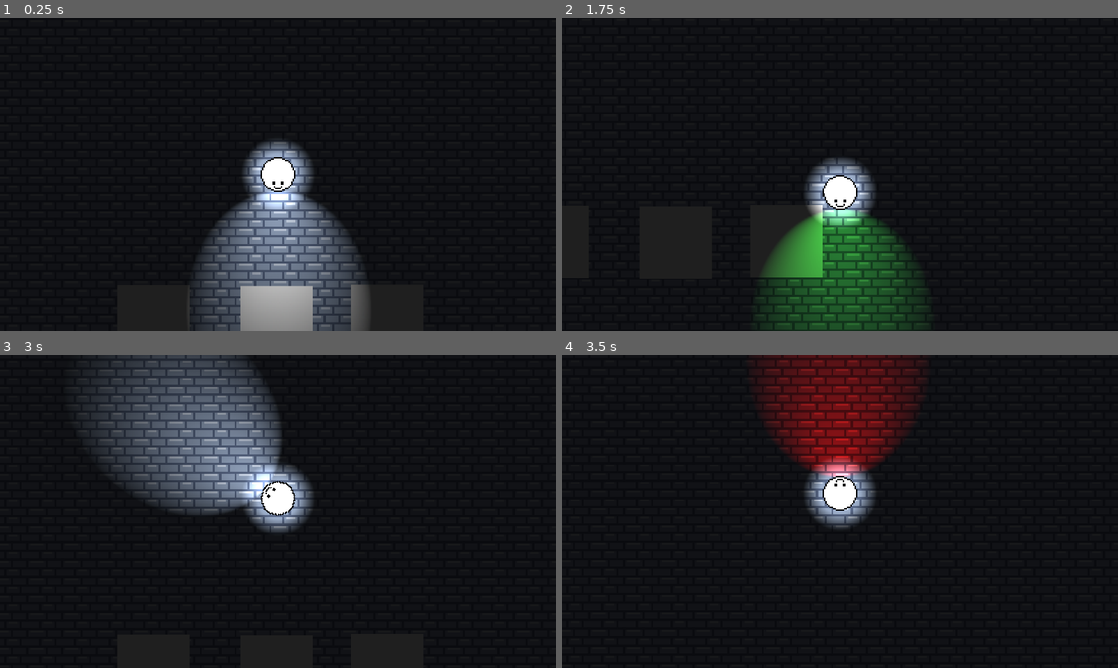
Above: before the commit, frames 1-4 (two rows, left to right).
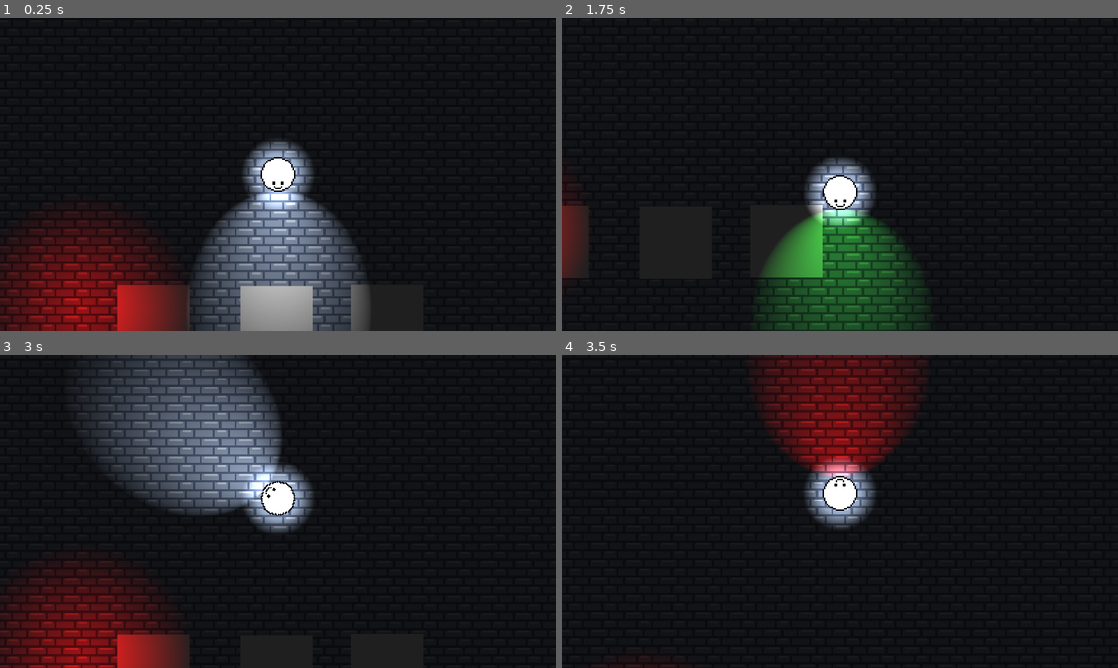
Above: after the commit, the same moments.

Repository: ToumaKamijou/Game-Making-A3
Game: Godot game, scene res://scenes/2D/levels/test_level.tscn
Same seed, same stepped clock (60 frames per second), same inputs: the game is played once before the commit and once after it.
Inputs:
- Up to frame 1 (0.25 s): no input
- Up to frame 2 (1.75 s): tap Enter at 0.5 s; hold D (move_right) 0.53-1.28 s; hold Space (change_flash_color) 0.53-1.28 s; hold S (move_down) from 1.28 s (still down); tap Space (change_flash_color) at 1.35 s
- Up to frame 3 (3 s): release S (move_down) at 2.03 s; hold D (move_right) 2.03-2.78 s; hold F (show_flashlight) 2.03-2.78 s; tap Space (change_flash_color) at 2.3 s; hold W (move_up) from 2.78 s (still down); tap R at 2.85 s
- Up to frame 4 (3.5 s): keep holding W (move_up); tap Space (change_flash_color) at 3.05 s

The runs differ from the first frame. In frame 1, 9.7% of the frame differs, in the area x 0-34%, y 61-100%; in frame 2, 0.8%; in frame 3, 8.4%; in frame 4, less than 0.1%.

Commit message:
Rework + Feat
* Added a StaticLight scene which you can use for colored lights that also interact with objects the same way the flashlight does
* Reworked a lot of the code relating to the shapecasts and FlashableWalls so the walls interact properly with the new StaticLights
* If you want to change the color type of a wall or light now you can do so quickly in the inspector!!!
* Made the fog be invisible in the editor for clarity

Diff:
--- a/a-3-game/scenes/2D/test/flashable_wall.tscn
+++ b/a-3-game/scenes/2D/gameplay/flashable_wall.tscn
@@ -1,6 +1,6 @@
 [gd_scene load_steps=4 format=3 uid="uid://d0jhjdqfm8j12"]
 
-[ext_resource type="Script" uid="uid://b83sxov4wh1xm" path="res://scripts/2D/test/flashable_wall.gd" id="1_4p3kp"]
+[ext_resource type="Script" uid="uid://b83sxov4wh1xm" path="res://scripts/2D/gameplay/flashable_wall.gd" id="1_4p3kp"]
 
 [sub_resource type="BoxMesh" id="BoxMesh_1iclr"]
 
--- a/a-3-game/scenes/2D/levels/test_level.tscn
+++ b/a-3-game/scenes/2D/levels/test_level.tscn
@@ -1,9 +1,11 @@
-[gd_scene load_steps=8 format=4 uid="uid://cb375mffsapay"]
+[gd_scene load_steps=10 format=4 uid="uid://cb375mffsapay"]
 
 [ext_resource type="Texture2D" uid="uid://bj485ule5ltb0" path="res://assets/2D/sprites/tilemaps/stone_tile.png" id="1_ffd7h"]
 [ext_resource type="PackedScene" uid="uid://cxwyepp3mbvej" path="res://scenes/2D/player/player.tscn" id="1_ho7r7"]
-[ext_resource type="Script" path="res://scripts/UI/test_level.gd" id="1_kpcvt"]
-[ext_resource type="PackedScene" uid="uid://d0jhjdqfm8j12" path="res://scenes/2D/test/flashable_wall.tscn" id="2_1wh7b"]
+[ext_resource type="Script" uid="uid://cyl32akq4gu64" path="res://scripts/UI/test_level.gd" id="1_kpcvt"]
+[ext_resource type="PackedScene" uid="uid://d0jhjdqfm8j12" path="res://scenes/2D/gameplay/flashable_wall.tscn" id="2_1wh7b"]
+[ext_resource type="Script" uid="uid://c8pjnmrby13h4" path="res://scripts/2D/environment/fog.gd" id="3_l8slq"]
+[ext_resource type="PackedScene" uid="uid://dvarbtspidjhf" path="res://scenes/2D/test/static_light.tscn" id="6_dxe1e"]
 
 [sub_resource type="TileSetAtlasSource" id="TileSetAtlasSource_kpcvt"]
 texture = ExtResource("1_ffd7h")
@@ -48,7 +50,7 @@
 tile_set = SubResource("TileSet_1wh7b")
 
 [node name="Fog" type="CanvasModulate" parent="SubViewportContainer/SubViewport"]
-color = Color(0.12041845, 0.12041845, 0.12041841, 1)
+script = ExtResource("3_l8slq")
 
 [node name="Player" parent="SubViewportContainer/SubViewport" instance=ExtResource("1_ho7r7")]
 position = Vector2(960, 540)
@@ -57,12 +59,21 @@
 
 [node name="red" parent="SubViewportContainer/SubViewport/ColorTesting" groups=["Red"] instance=ExtResource("2_1wh7b")]
 position = Vector2(958, 744)
+_color_type = 1
 
 [node name="blue" parent="SubViewportContainer/SubViewport/ColorTesting" groups=["Blue"] instance=ExtResource("2_1wh7b")]
 position = Vector2(1111, 742)
+_color_type = 3
 
 [node name="green" parent="SubViewportContainer/SubViewport/ColorTesting" groups=["Green"] instance=ExtResource("2_1wh7b")]
 position = Vector2(788, 743)
+_color_type = 2
+
+[node name="StaticLight" parent="SubViewportContainer/SubViewport/ColorTesting" instance=ExtResource("6_dxe1e")]
+position = Vector2(689.00006, 723)
+scale = Vector2(5, 5)
+_light_color = 1
+_size = 5.0
 
 [node name="Display" type="Control" parent="."]
 layout_mode = 3
--- a/a-3-game/scenes/2D/player/player.tscn
+++ b/a-3-game/scenes/2D/player/player.tscn
@@ -21,7 +21,7 @@
 fill_to = Vector2(0.90000004, 0.1)
 metadata/_snap_enabled = true
 
-[node name="Player" type="CharacterBody2D" groups=["player"]]
+[node name="Player" type="CharacterBody2D" groups=["Player"]]
 visibility_layer = 32
 scale = Vector2(2, 2)
 script = ExtResource("1_0nwcy")
--- /dev/null
+++ b/a-3-game/scenes/2D/test/static_light.tscn
@@ -0,0 +1,25 @@
+[gd_scene load_steps=5 format=3 uid="uid://dvarbtspidjhf"]
+
+[ext_resource type="Script" uid="uid://c3w3trvcrpnf" path="res://scripts/2D/test/static_light.gd" id="1_ftl5n"]
+
+[sub_resource type="Gradient" id="Gradient_l8slq"]
+colors = PackedColorArray(1, 1, 1, 1, 0, 0, 0, 1)
+
+[sub_resource type="GradientTexture2D" id="GradientTexture2D_dxe1e"]
+gradient = SubResource("Gradient_l8slq")
+fill = 1
+fill_from = Vector2(0.5, 0.5)
+fill_to = Vector2(0.90000004, 0.2)
+metadata/_snap_enabled = true
+
+[sub_resource type="CircleShape2D" id="CircleShape2D_ftl5n"]
+radius = 30.0
+
+[node name="StaticLight" type="PointLight2D"]
+texture = SubResource("GradientTexture2D_dxe1e")
+script = ExtResource("1_ftl5n")
+
+[node name="ShapeCast2D" type="ShapeCast2D" parent="."]
+shape = SubResource("CircleShape2D_ftl5n")
+target_position = Vector2(0, 0)
+collision_mask = 3
--- /dev/null
+++ b/a-3-game/scripts/2D/environment/fog.gd
@@ -0,0 +1,5 @@
+extends CanvasModulate
+
+
+func _ready() -> void:
+	color = Color("1f1f1f")
--- /dev/null
+++ b/a-3-game/scripts/2D/gameplay/flashable_wall.gd
@@ -0,0 +1,30 @@
+@tool
+extends StaticBody2D
+
+
+@export var _color_type: Global.LIGHT_COLOR = Global.LIGHT_COLOR.WHITE:
+	set(value):
+		_color_type = value
+		if not Engine.is_editor_hint():
+			var previous_group := get_groups()
+			for i in previous_group:
+				remove_from_group(i)
+			var new_group := Global.change_color_group(value)
+			if new_group != "":
+				add_to_group(new_group)
+
+var lit = false:
+	set(value):
+		if value == true:
+			var tween = create_tween()
+			tween.tween_property(self, "modulate:a", 0.0, 0.1)
+			set_collision_layer_value(1, false)
+		else:
+			var tween = create_tween()
+			tween.tween_property(self, "modulate:a", 1.0, 0.1)
+			await get_tree().create_timer(0.15).timeout
+			set_collision_layer_value(1, true)
+
+
+func change_lit_status(new_status: bool) -> void:
+	lit = new_status
--- a/a-3-game/scripts/2D/player/player.gd
+++ b/a-3-game/scripts/2D/player/player.gd
@@ -10,6 +10,9 @@
 @export var _walk_speed: float = 300.0
 @export var _deceleration: float = 900.0
 
+var _collided_objects: Array[Object] = [] # Holds all the objects seen by the flashlight
+
+
 var flash_color: Global.LIGHT_COLOR = 0 as Global.LIGHT_COLOR: # White
 	set(value):
 		var new_value: int = int(value)
@@ -19,7 +22,8 @@
 			new_value %= Global.LIGHT_COLOR.size()
 
 		flash_color = new_value as Global.LIGHT_COLOR
-		_change_flash_color()
+		_flashlight.color = Global.change_flash_color(flash_color)
+
 
 var unlocked_colors: Dictionary = {
 	Global.LIGHT_COLOR.RED: true,
@@ -44,14 +48,30 @@
 	# Check whether flashlight color matches object. send signal if so
 	if _shapecast.is_colliding():
 		var collision_count = _shapecast.get_collision_count()
+		var current_collisions: Array[Object] = []
+
 		for i in range(collision_count):
 			var collided = _shapecast.get_collider(i)
+			if collided == null:
+				continue
+
+			var color_match := false
 			if collided.is_in_group("Red") and flash_color == 1:
-				collided.lit = true
+				color_match = true
 			if collided.is_in_group("Green") and flash_color == 2:
-				collided.lit = true
+				color_match = true
 			if collided.is_in_group("Blue") and flash_color == 3:
-				collided.lit = true
+				color_match = true
+
+			if color_match:
+				collided.change_lit_status(true)
+				current_collisions.append(collided)
+
+		for i in _collided_objects:
+			if not current_collisions.has(i):
+				i.change_lit_status(false)
+
+		_collided_objects = current_collisions.duplicate()
 
 
 func _input(event: InputEvent) -> void:
@@ -65,15 +85,3 @@
 
 	elif event.is_action_pressed("change_flash_color"):
 		flash_color = ((int(flash_color) + 1) % Global.LIGHT_COLOR.size()) as Global.LIGHT_COLOR
-
-
-func _change_flash_color() -> void:
-	match flash_color:
-		Global.LIGHT_COLOR.WHITE:
-			_flashlight.color = Color.WHITE
-		Global.LIGHT_COLOR.RED:
-			_flashlight.color = Color.RED
-		Global.LIGHT_COLOR.GREEN:
-			_flashlight.color = Color.LIME_GREEN
-		Global.LIGHT_COLOR.BLUE:
-			_flashlight.color = Color.ROYAL_BLUE
--- a/a-3-game/scripts/2D/test/flashable_wall.gd
+++ /dev/null
@@ -1,17 +0,0 @@
-extends StaticBody2D
-
-
-var lit = false
-
-
-func _physics_process(_delta: float) -> void:
-	if lit == true:
-		var tween = create_tween()
-		tween.tween_property(self, "modulate:a", 0.0, 0.1)
-		set_collision_layer_value(1, false)
-	else:
-		var tween = create_tween()
-		tween.tween_property(self, "modulate:a", 1.0, 0.1)
-		await get_tree().create_timer(0.15).timeout
-		set_collision_layer_value(1, true)
-	lit = false
--- /dev/null
+++ b/a-3-game/scripts/2D/test/static_light.gd
@@ -0,0 +1,54 @@
+@tool
+extends PointLight2D
+
+
+@onready var _shapecast: ShapeCast2D = $ShapeCast2D
+
+@export var _light_color: Global.LIGHT_COLOR = Global.LIGHT_COLOR.WHITE:
+	set(value):
+		_light_color = value
+		if not Engine.is_editor_hint():
+			color = Global.change_flash_color(_light_color)
+			var previous_group := get_groups()
+			for i in previous_group:
+				remove_from_group(i)
+			var new_group := Global.change_color_group(value)
+			if new_group != "":
+				add_to_group(new_group)
+
+@export_range(1.0, 5.0, 0.1) var _size: float = 1.0:
+	set(value):
+		_size = value
+		scale = Vector2(value, value)
+
+var _collided_objects: Array[Object] = [] # Holds all the objects seen by the flashlight
+
+
+func _physics_process(_delta: float) -> void:
+	# Check whether flashlight color matches object. send signal if so
+	if _shapecast.is_colliding():
+		var collision_count = _shapecast.get_collision_count()
+		var current_collisions: Array[Object] = []
+
+		for i in range(collision_count):
+			var collided = _shapecast.get_collider(i)
+			if collided == null:
+				continue
+
+			var color_match := false
+			if collided.is_in_group("Red") and _light_color == 1:
+				color_match = true
+			if collided.is_in_group("Green") and _light_color == 2:
+				color_match = true
+			if collided.is_in_group("Blue") and _light_color == 3:
+				color_match = true
+
+			if color_match:
+				collided.change_lit_status(true)
+				current_collisions.append(collided)
+
+		for i in _collided_objects:
+			if not current_collisions.has(i):
+				i.change_lit_status(false)
+
+		_collided_objects = current_collisions.duplicate()
--- a/a-3-game/scripts/global.gd
+++ b/a-3-game/scripts/global.gd
@@ -7,3 +7,29 @@
 	GREEN = 2,
 	BLUE = 3,
 }
+
+
+func change_flash_color(new_color: LIGHT_COLOR) -> Color:
+	match new_color:
+		Global.LIGHT_COLOR.WHITE:
+			return Color.WHITE
+		Global.LIGHT_COLOR.RED:
+			return Color.RED
+		Global.LIGHT_COLOR.GREEN:
+			return Color.LIME_GREEN
+		Global.LIGHT_COLOR.BLUE:
+			return Color.ROYAL_BLUE
+	return Color.WHITE # Fallback
+
+
+func change_color_group(new_color: LIGHT_COLOR) -> String:
+	match new_color:
+		Global.LIGHT_COLOR.WHITE:
+			return ""
+		Global.LIGHT_COLOR.RED:
+			return "Red"
+		Global.LIGHT_COLOR.GREEN:
+			return "Green"
+		Global.LIGHT_COLOR.BLUE:
+			return "Blue"
+	return "" # Fallback
Not shown, added: a-3-game/scripts/2D/environment/fog.gd.uid
Renamed: a-3-game/scripts/2D/test/flashable_wall.gd.uid -> a-3-game/scripts/2D/gameplay/flashable_wall.gd.uid
Not shown, added: a-3-game/scripts/2D/test/static_light.gd.uid
